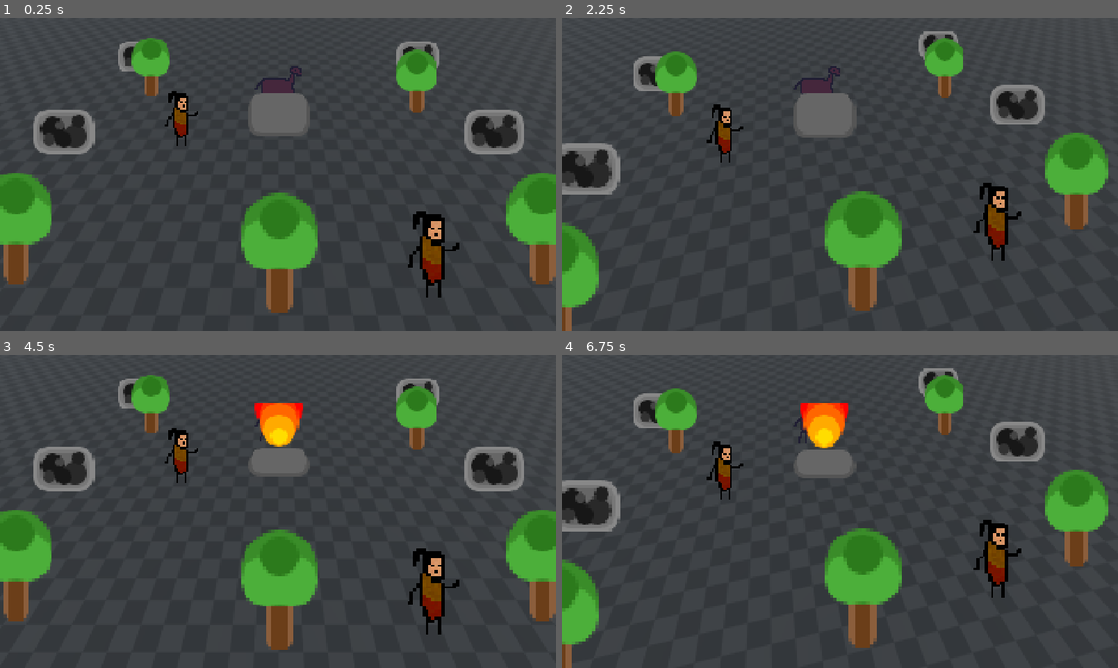
Above: before the commit, frames 1-4 (two rows, left to right).
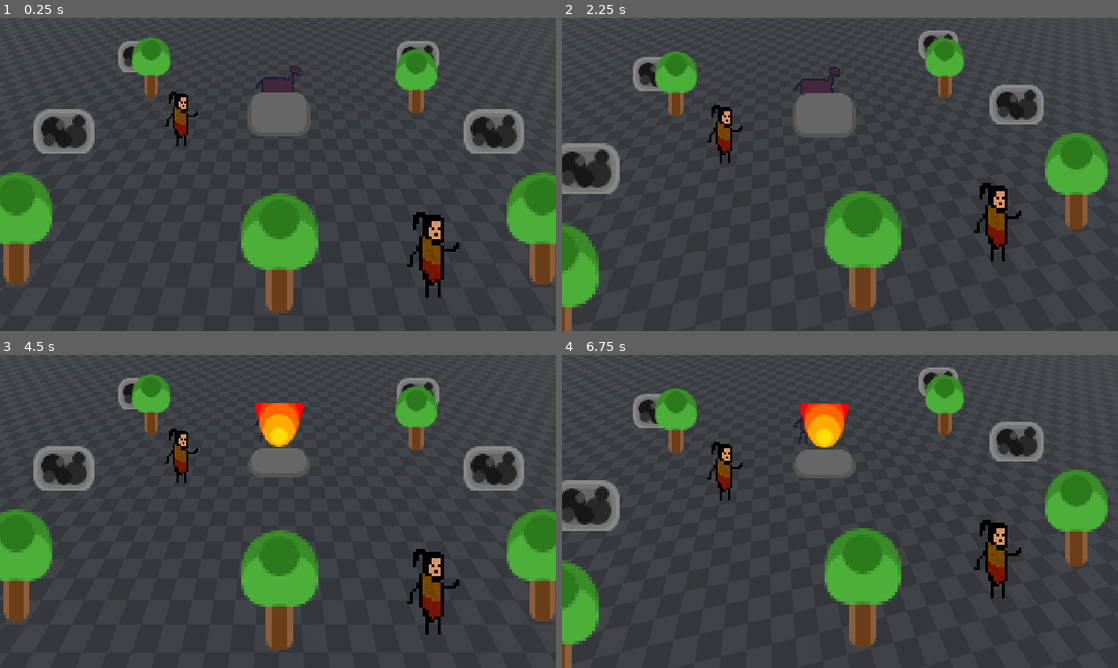
Above: after the commit, the same moments.

Repository: EnesBaytekin/har
Game: Godot game, scene res://scenes/test/test_scene.tscn
Same seed, same stepped clock (60 frames per second), same inputs: the game is played once before the commit and once after it.
Inputs:
- Up to frame 1 (0.25 s): no input
- Up to frame 2 (2.25 s): tap Enter at 0.5, 0.6, 1.35, 2 s; tap Space at 1.25 s; tap 8 at 2.1 s
- Up to frame 3 (4.5 s): tap Enter at 2.3, 3.05, 3.5, 3.8 s; tap Space at 2.75, 4.25 s; tap 9 at 2.85 s; tap 0 at 3.6 s; tap 4 at 4.35 s
- Up to frame 4 (6.75 s): tap Enter at 4.55, 5.1, 5.85 s; tap 8 at 6.6 s

The runs differ from the first frame. In frame 1, 1.3% of the frame differs, in the area x 0-100%, y 6-95%; in frame 2, 1.1%; in frame 3, 1.4%; in frame 4, 1.1%.

Commit message:
feat: add items

Diff:
--- a/project.godot
+++ b/project.godot
@@ -24,7 +24,7 @@
 window/size/viewport_width=1920
 window/size/viewport_height=1080
 window/size/mode=3
-window/stretch/mode="canvas_items"
+window/stretch/mode=1
 
 [input]
 
--- a/scenes/global/global_input.gd
+++ b/scenes/global/global_input.gd
@@ -5,4 +5,7 @@
 		var key := int(event.keycode)
 		if key == KEY_F11 or (key == KEY_ENTER and event.alt_pressed):
 			var win := get_window()
-			win.mode = Window.MODE_FULLSCREEN if win.mode == Window.MODE_WINDOWED else Window.MODE_WINDOWED
+			if win.mode == Window.MODE_FULLSCREEN:
+				win.mode = Window.MODE_WINDOWED
+			else:
+				win.mode = Window.MODE_FULLSCREEN
--- /dev/null
+++ b/scenes/item/dropped_item.gd
@@ -0,0 +1,33 @@
+extends Node3D
+class_name DroppedItem
+
+## Item türleri
+enum ItemType { NONE = -1, WOOD = 0, STONE = 1, COAL = 2 }
+
+## Bu dropped item'ın türü
+@export var item_type: ItemType = ItemType.WOOD:
+	set(value):
+		item_type = value
+		_update_texture()
+	get():
+		return item_type
+
+const ITEM_TEXTURES := {
+	ItemType.WOOD: preload("res://assets/sprites/item_wood.png"),
+	ItemType.STONE: preload("res://assets/sprites/item_stone.png"),
+	ItemType.COAL: preload("res://assets/sprites/item_coal.png"),
+}
+
+func _ready():
+	_update_texture()
+
+func _update_texture():
+	var sprite := $Sprite3D as Sprite3D
+	if not sprite:
+		return
+	if ITEM_TEXTURES.has(item_type):
+		sprite.texture = ITEM_TEXTURES[item_type]
+
+## Bu item'ı yok eder (alındığında çağrılır).
+func take() -> void:
+	queue_free()
--- /dev/null
+++ b/scenes/item/dropped_item.tscn
@@ -0,0 +1,22 @@
+[gd_scene format=3 uid="uid://bv7p3let3nxtb"]
+
+[ext_resource type="Script" uid="uid://b2533a0fsf88o" path="res://scenes/item/dropped_item.gd" id="1"]
+[ext_resource type="Texture2D" uid="uid://eu0rxnutwo0b" path="res://assets/sprites/item_wood.png" id="2"]
+
+[sub_resource type="SphereShape3D" id="SphereShape3D_efgh"]
+radius = 0.36379024
+
+[node name="DroppedItem" type="Node3D" unique_id=1638872472]
+script = ExtResource("1")
+
+[node name="Sprite3D" type="Sprite3D" parent="." unique_id=999129095]
+transform = Transform3D(4, 0, 0, 0, 4, 0, 0, 0, 4, 0, 0.36880583, 0)
+billboard = 1
+texture_filter = 0
+texture = ExtResource("2")
+
+[node name="InteractionArea" type="Area3D" parent="." unique_id=1222693874]
+
+[node name="CollisionShape3D" type="CollisionShape3D" parent="InteractionArea" unique_id=1697276269]
+transform = Transform3D(1, 0, 0, 0, 1, 0, 0, 0, 1, 0, 0.34959376, 0)
+shape = SubResource("SphereShape3D_efgh")
--- a/scenes/player/player.gd
+++ b/scenes/player/player.gd
@@ -12,6 +12,11 @@
 ## Hareket yönüne göre sprite'ı yatay flip et (Editor'den aç/kapa)
 @export var flip_on_move: bool = true
 
+# ItemType enum (dropped_item.gd ile aynı)
+enum ItemType { NONE = -1, WOOD = 0, STONE = 1, COAL = 2 }
+
+const INPUT_PREFIX = "p%d_"
+
 const PLAYER_TEXTURES := {
 	0: preload("res://assets/sprites/player1.png"),
 	1: preload("res://assets/sprites/player2.png"),
@@ -19,18 +24,30 @@
 	3: preload("res://assets/sprites/player4.png"),
 }
 
+const ITEM_TEXTURES := {
+	ItemType.WOOD: preload("res://assets/sprites/item_wood.png"),
+	ItemType.STONE: preload("res://assets/sprites/item_stone.png"),
+	ItemType.COAL: preload("res://assets/sprites/item_coal.png"),
+}
+
+## Taşınan item türü (-1 = boş)
+var carried_item_type: int = -1
+var _nearby_items: Array[Node] = []
+
 func _ready():
 	_update_texture()
-
-func _update_texture():
-	var sprite := $Sprite3D as Sprite3D
-	if not sprite:
-		return
-	if PLAYER_TEXTURES.has(player_id):
-		sprite.texture = PLAYER_TEXTURES[player_id]
+	$PickupArea.area_entered.connect(_on_pickup_area_entered)
+	$PickupArea.area_exited.connect(_on_pickup_area_exited)
 
 func _physics_process(_delta: float) -> void:
 	var input_dir := _get_input()
+
+	# Item alma/bırakma
+	if Input.is_action_just_pressed(INPUT_PREFIX % player_id + "interact"):
+		if carried_item_type >= 0:
+			_drop_item()
+		elif _nearby_items.size() > 0:
+			_pickup_item()
 
 	if input_dir.length() > 0.15:
 		var direction := _input_to_camera_relative(input_dir)
@@ -42,8 +59,76 @@
 
 	move_and_slide()
 
+func _update_texture():
+	var sprite := $Sprite3D as Sprite3D
+	if not sprite:
+		return
+	if PLAYER_TEXTURES.has(player_id):
+		sprite.texture = PLAYER_TEXTURES[player_id]
+
+## Taşıma sprite'ını günceller.
+func _update_carried_sprite():
+	var cs := $CarriedItem as Sprite3D
+	if not cs:
+		return
+	if carried_item_type >= 0 and ITEM_TEXTURES.has(carried_item_type):
+		cs.texture = ITEM_TEXTURES[carried_item_type]
+		cs.visible = true
+	else:
+		cs.visible = false
+
+## Yerdeki en yakın item'ı alır.
+func _pickup_item():
+	if carried_item_type >= 0 or _nearby_items.size() == 0:
+		return
+
+	var nearest: DroppedItem = null
+	var nearest_dist := 9999.0
+	var pos := global_position
+	for n in _nearby_items:
+		if not is_instance_valid(n):
+			continue
+		var di := n as DroppedItem
+		if not di:
+			continue
+		var d := pos.distance_squared_to(di.global_position)
+		if d < nearest_dist:
+			nearest_dist = d
+			nearest = di
+
+	if not nearest:
+		return
+
+	carried_item_type = nearest.item_type
+	nearest.take()
+	_update_carried_sprite()
+
+## Taşınan item'ı yere bırakır.
+func _drop_item():
+	if carried_item_type < 0:
+		return
+
+	var scene := preload("res://scenes/item/dropped_item.tscn")
+	var di := scene.instantiate() as DroppedItem
+	di.item_type = carried_item_type
+	di.global_position = global_position + global_transform.basis.x * 1.5
+
+	get_tree().current_scene.add_child(di)
+
+	carried_item_type = -1
+	_update_carried_sprite()
+
+func _on_pickup_area_entered(area: Area3D) -> void:
+	var di := area.get_parent() as DroppedItem
+	if di and di not in _nearby_items:
+		_nearby_items.append(di)
+
+func _on_pickup_area_exited(area: Area3D) -> void:
+	var di := area.get_parent() as DroppedItem
+	if di:
+		_nearby_items.erase(di)
+
 ## Input yönünü kameranın bakış açısına göre dönüştürür.
-## Böylece "yukarı" her zaman kameradan uzaklaşan yön olur.
 func _input_to_camera_relative(input_dir: Vector2) -> Vector3:
 	var camera := get_viewport().get_camera_3d()
 	if not camera:
@@ -54,7 +139,6 @@
 	forward.y = 0
 	right.y = 0
 
-	# Kameranın tam tepeden baktığı durumda forward sıfır olur
 	if forward.length_squared() < 0.001:
 		forward = Vector3(0, 0, -1)
 	if right.length_squared() < 0.001:
@@ -73,14 +157,12 @@
 		sprite.flip_h = input_x < 0
 
 func _get_input() -> Vector2:
-	# --- Gamepad sol stick (öncelikli) ---
 	var stick_x := Input.get_joy_axis(player_id, JOY_AXIS_LEFT_X)
 	var stick_y := Input.get_joy_axis(player_id, JOY_AXIS_LEFT_Y)
 	if abs(stick_x) > 0.15 or abs(stick_y) > 0.15:
 		return Vector2(stick_x, stick_y)
 
-	# --- Klavye ---
-	var prefix := "p%d_" % player_id
+	var prefix := INPUT_PREFIX % player_id
 	return Vector2(
 		Input.get_axis(prefix + "move_left", prefix + "move_right"),
 		Input.get_axis(prefix + "move_up", prefix + "move_down")
--- a/scenes/player/player.tscn
+++ b/scenes/player/player.tscn
@@ -6,6 +6,9 @@
 [sub_resource type="CapsuleShape3D" id="CapsuleShape3D_r4nd"]
 radius = 0.234375
 height = 1.6196289
+
+[sub_resource type="SphereShape3D" id="SphereShape3D_pickup"]
+radius = 1.5
 
 [node name="Player" type="CharacterBody3D" unique_id=1411394763]
 script = ExtResource("1_3pqrm")
@@ -19,3 +22,14 @@
 billboard = 1
 texture_filter = 0
 texture = ExtResource("2_4mjhv")
+
+[node name="CarriedItem" type="Sprite3D" parent="."]
+transform = Transform3D(3, 0, 0, 0, 3, 0, 0, 0, 3, 0.4, 0.5, 0)
+billboard = 1
+texture_filter = 0
+visible = false
+
+[node name="PickupArea" type="Area3D" parent="."]
+
+[node name="CollisionShape3D" type="CollisionShape3D" parent="PickupArea"]
+shape = SubResource("SphereShape3D_pickup")
--- a/scenes/rock/rock.gd
+++ b/scenes/rock/rock.gd
@@ -14,6 +14,7 @@
 var _nearby_players: Array[Node] = []
 
 const INPUT_PREFIX = "p%d_"
+const DROPPED_ITEM = preload("res://scenes/item/dropped_item.tscn")
 
 const COAL_TEXTURE := preload("res://assets/sprites/coal_rock.png")
 const ROCK_TEXTURE := preload("res://assets/sprites/rock.png")
@@ -71,6 +72,7 @@
 	var sprite := $Sprite3D as Sprite3D
 	if sprite:
 		sprite.texture = ROCK_TEXTURE
+	_spawn_item(2)  # ItemType.COAL = 2
 
 func _to_depleted() -> void:
 	_stage = Stage.DEPLETED
@@ -79,6 +81,13 @@
 		sprite.texture = PILE_TEXTURE
 	# Tamamen kazılınca collision gitsin, içinden geçilebilsin
 	$CollisionShape3D.disabled = true
+	_spawn_item(1)  # ItemType.STONE = 1
+
+func _spawn_item(item_type: int) -> void:
+	var di := DROPPED_ITEM.instantiate() as DroppedItem
+	di.item_type = item_type
+	di.global_position = global_position
+	get_tree().current_scene.add_child(di)
 
 func _on_body_entered(body: Node) -> void:
 	if body == self:
--- a/scenes/tree/tree.gd
+++ b/scenes/tree/tree.gd
@@ -10,6 +10,7 @@
 var _nearby_players: Array[Node] = []
 
 const INPUT_PREFIX = "p%d_"
+const DROPPED_ITEM = preload("res://scenes/item/dropped_item.tscn")
 
 const ALIVE_TEXTURE := preload("res://assets/sprites/tree.png")
 const CUT_TEXTURE := preload("res://assets/sprites/tree_cut.png")
@@ -68,6 +69,14 @@
 		sprite.texture = CUT_TEXTURE
 	# Collision'ı kaldır (içinden geçilebilir olsun)
 	$CollisionShape3D.disabled = true
+	# Odun düşür (ItemType.WOOD = 0)
+	_spawn_item(0)
+
+func _spawn_item(item_type: int) -> void:
+	var di := DROPPED_ITEM.instantiate() as DroppedItem
+	di.item_type = item_type
+	di.global_position = global_position
+	get_tree().current_scene.add_child(di)
 
 func _on_body_entered(body: Node) -> void:
 	if body == self:
Binary file added: assets/sprites/item_coal.png
Not shown, added: assets/sprites/item_coal.png.import
Binary file added: assets/sprites/item_stone.png
Not shown, added: assets/sprites/item_stone.png.import
Binary file added: assets/sprites/item_wood.png
Not shown, added: assets/sprites/item_wood.png.import
Not shown, added: scenes/item/dropped_item.gd.uid
